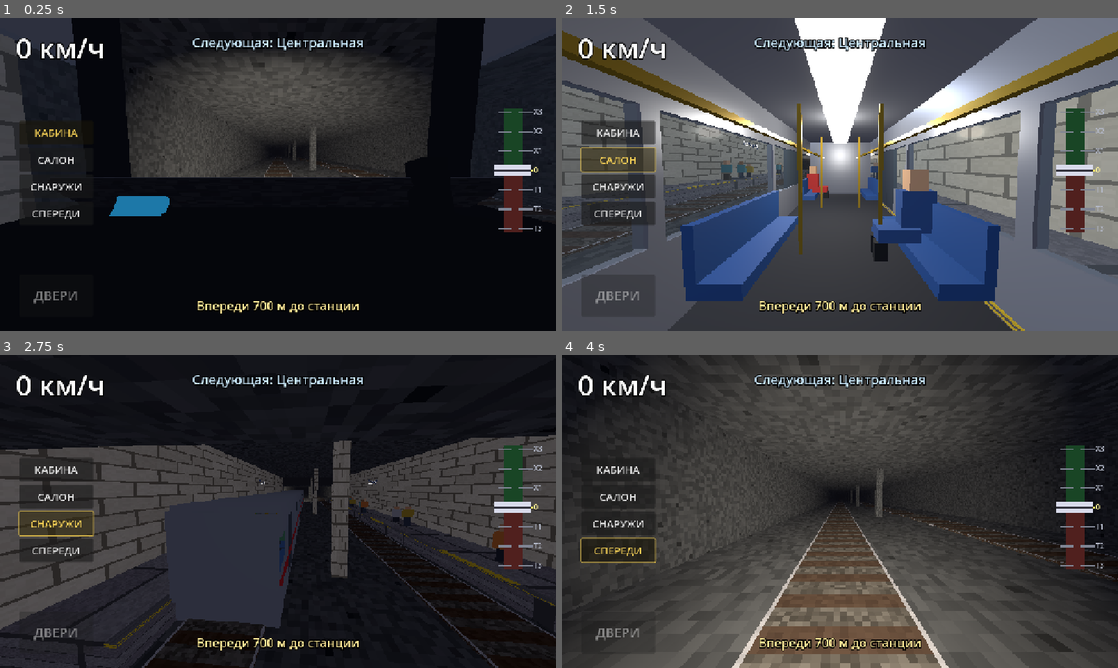
Above: before the commit, frames 1-4 (two rows, left to right).
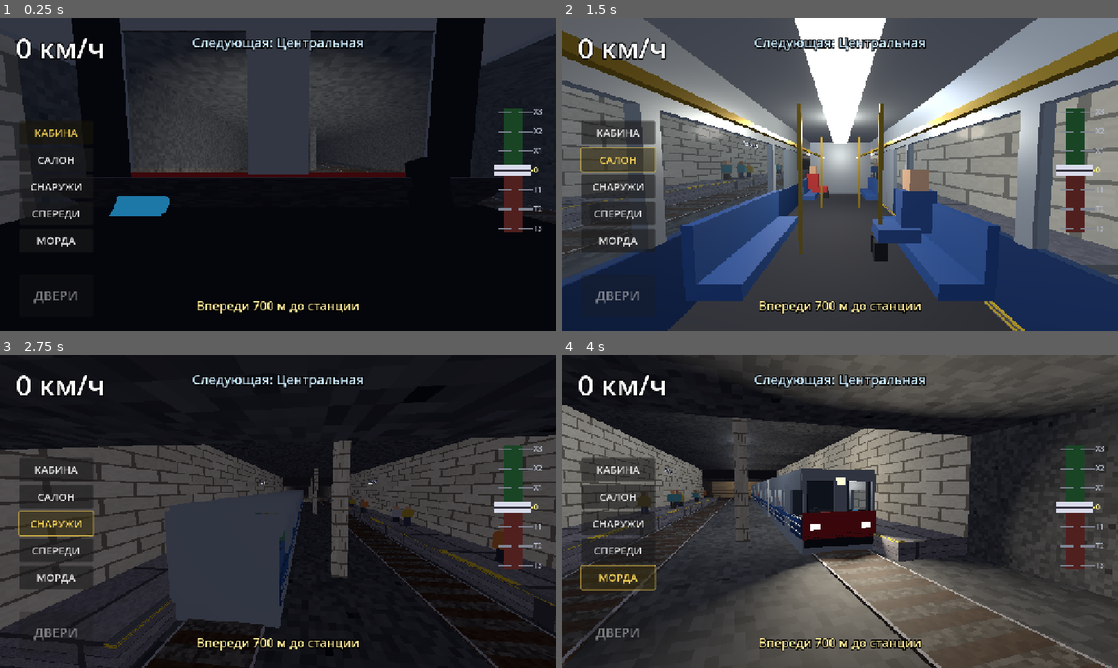
Above: after the commit, the same moments.

Repository: enmalafeev/metrograd
Game: Godot game, scene res://scenes/main.tscn
Same seed, same stepped clock (60 frames per second), same inputs: the game is played once before the commit and once after it.
Inputs (mouse positions are in pixels of both pictures, inside the frame that each line leads up to):
- Up to frame 1 (0.25 s): no input
- Up to frame 2 (1.5 s): click "КАБИНА" at 0.5 s; click "САЛОН" at 1.25 s
- Up to frame 3 (2.75 s): click "СНАРУЖИ" at 2 s
- Up to frame 4 (4 s): click "СПЕРЕДИ" at 2.75 s; click (617, 577) at 3.5 s, where only the run after the commit has a clickable "МОРДА"

The runs differ from the first frame. In frame 1, 6.5% of the frame differs, in the area x 6-79%, y 0-74%; in frame 2, 12%; in frame 3, 1.1%; in frame 4, 53%, in the area x 0-100%, y 0-100%.

Commit message:
Модель Еж3 и вид камеры на морду поезда
Стилизовал состав под советский вагон метро Еж3/Ру1: серо-голубой стальной
кузов с синей юбкой и поясной полосой, рёбра гофра по низу борта и морда
головного вагона (два лобовых окна, номерное табло, красная маска, фары).
Добавил пятый вид камеры «МОРДА» — снаружи впереди и сбоку, наведён на нос.

Co-Authored-By: Claude Opus 4.8 <noreply@anthropic.com>

Diff:
--- a/scripts/main.gd
+++ b/scripts/main.gd
@@ -4,7 +4,7 @@
 const STOP_TOL := 8.0    # допуск точной остановки у центра платформы, м
 const PLAT_TOL := 14.0   # в пределах платформы, но не по центру
 const DWELL := 1.5       # задержка "посадка пассажиров" перед закрытием дверей
-const VIEWS := ["КАБИНА", "САЛОН", "СНАРУЖИ", "СПЕРЕДИ"]  # подписи кнопок, индекс = train.View
+const VIEWS := ["КАБИНА", "САЛОН", "СНАРУЖИ", "СПЕРЕДИ", "МОРДА"]  # подписи кнопок, индекс = train.View
 
 @onready var world: Node3D = $World3D/World
 @onready var train: Node3D = $World3D/Train
--- a/scripts/train.gd
+++ b/scripts/train.gd
@@ -30,17 +30,19 @@
 var doors_open := false: set = _set_doors_open
 var progress := 0.0       # дистанция центра состава вдоль кривой, м
 
-enum View { CAB, SALON, EXTERIOR, FRONT }  # порядок = индексы кнопок в main.gd
+enum View { CAB, SALON, EXTERIOR, FRONT, FACE }  # порядок = индексы кнопок в main.gd
 
 var _curve: Curve3D
 var _len := 0.0
 var _cars: Array[Node3D] = []
-var _cams: Array[Camera3D] = [null, null, null, null]  # камеры видов, индекс = View
+var _cams: Array[Camera3D] = [null, null, null, null, null]  # камеры видов, индекс = View
 var _doors: Array = []    # створки платформенной стороны: {node, closed, open, tween}
 
 # --- материалы --------------------------------------------------------------
-var _ext: StandardMaterial3D      # кузов
-var _trim: StandardMaterial3D     # цветная полоса
+var _ext: StandardMaterial3D      # кузов (светло-серо-голубой)
+var _skirt: StandardMaterial3D    # тёмно-синяя юбка/низ борта
+var _trim: StandardMaterial3D     # синяя поясная полоса
+var _red: StandardMaterial3D      # красная маска передка головного вагона
 var _glass: StandardMaterial3D    # окна
 var _door: StandardMaterial3D     # двери
 var _floor: StandardMaterial3D    # пол салона
@@ -137,9 +139,11 @@
 # --- материалы --------------------------------------------------------------
 
 func _init_materials() -> void:
-	_ext = _flat(Color(0.62, 0.65, 0.72), 0.4, 0.35)
-	_trim = _flat(Color(0.78, 0.16, 0.19), 0.2, 0.4)
-	_door = _flat(Color(0.28, 0.32, 0.38), 0.3, 0.35)
+	_ext = _flat(Color(0.66, 0.71, 0.76), 0.35, 0.4)     # светло-серо-голубой стальной кузов (Еж3)
+	_skirt = _flat(Color(0.13, 0.24, 0.46), 0.2, 0.45)   # тёмно-синяя юбка
+	_trim = _flat(Color(0.17, 0.36, 0.64), 0.2, 0.45)    # синяя поясная полоса
+	_red = _flat(Color(0.66, 0.15, 0.16), 0.1, 0.5)      # красная маска передка
+	_door = _flat(Color(0.58, 0.63, 0.69), 0.25, 0.4)    # двери в цвет кузова, чуть светлее
 	_floor = _flat(Color(0.17, 0.18, 0.21), 0.0, 0.9)
 	_seat = _flat(Color(0.18, 0.34, 0.62), 0.0, 0.6)
 	_pole = _flat(Color(0.86, 0.72, 0.24), 0.6, 0.3)
@@ -201,9 +205,12 @@
 			var z1: float = seg[1]
 			var zc := (z0 + z1) * 0.5
 			var ln := z1 - z0
-			_box(car, Vector3(0.06, 0.16, ln), Vector3(sx * 1.03, WIN_BOT - 0.1, zc), _trim)                    # цветная полоса
-			_box(car, Vector3(0.08, WIN_BOT - FLOOR, ln), Vector3(sx, (FLOOR + WIN_BOT) * 0.5, zc), _ext)       # юбка
-			_box(car, Vector3(0.05, WIN_TOP - WIN_BOT, ln), Vector3(sx, (WIN_BOT + WIN_TOP) * 0.5, zc), _glass) # стекло
+			_box(car, Vector3(0.06, 0.16, ln), Vector3(sx * 1.03, WIN_BOT - 0.1, zc), _trim)                     # синяя поясная полоса
+			_box(car, Vector3(0.08, WIN_BOT - FLOOR, ln), Vector3(sx, (FLOOR + WIN_BOT) * 0.5, zc), _skirt)      # тёмно-синяя юбка
+			_box(car, Vector3(0.05, WIN_TOP - WIN_BOT, ln), Vector3(sx, (WIN_BOT + WIN_TOP) * 0.5, zc), _glass)  # стекло
+			# горизонтальные рёбра гофра по низу борта
+			for ry in [FLOOR + 0.18, FLOOR + 0.42]:
+				_box(car, Vector3(0.03, 0.05, ln), Vector3(sx * 1.04, ry, zc), _ext)
 		# оконные стойки (в глухих оконных секциях, вне проёмов)
 		for mz in [-3.3, -1.1, 1.1, 3.3]:
 			_box(car, Vector3(0.1, WIN_TOP - WIN_BOT, 0.12), Vector3(sx, (WIN_BOT + WIN_TOP) * 0.5, mz), _ext)
@@ -219,11 +226,13 @@
 	_build_salon(car, lead)
 
 	if lead:
+		_build_front_face(car)
 		_build_cab(car)
 		_build_headlights(car)
 		_build_salon_camera(car)
 		_build_exterior_camera(car)
 		_build_front_camera(car)
+		_build_face_camera(car)
 
 func _build_end(car: Node3D, z: float) -> void:
 	_box(car, Vector3(2.5, ROOF - 0.14 - FLOOR, 0.08), Vector3(0, (FLOOR + ROOF - 0.14) * 0.5, z), _ext)
@@ -295,6 +304,36 @@
 	_box(car, Vector3(0.15, 0.44, 0.15), Vector3(sx * 0.5, 0.56, zc - 0.12), _dark)  # голени
 	_box(car, Vector3(0.15, 0.44, 0.15), Vector3(sx * 0.5, 0.56, zc + 0.12), _dark)
 
+# --- передок головного вагона (морда Еж3) -----------------------------------
+
+func _build_front_face(car: Node3D) -> void:
+	# Характерная «морда» Еж3: два лобовых окна кабины, номерное табло между
+	# ними, красная нижняя маска и две круглые фары. z=-HALF — передний торец.
+	var z := -HALF + 0.1
+	var win0 := 1.35            # низ лобовых окон
+	var win1 := 2.35            # верх лобовых окон
+	var top := ROOF - 0.14
+	# красная нижняя маска
+	_box(car, Vector3(2.5, win0 - FLOOR, 0.1), Vector3(0, (FLOOR + win0) * 0.5, z), _red)
+	# надоконная перемычка (в цвет кузова)
+	_box(car, Vector3(2.5, top - win1, 0.1), Vector3(0, (win1 + top) * 0.5, z), _ext)
+	# два лобовых стекла
+	var wy := (win0 + win1) * 0.5
+	var wh := win1 - win0 - 0.08
+	_box(car, Vector3(0.9, wh, 0.05), Vector3(-0.62, wy, z - 0.03), _glass)
+	_box(car, Vector3(0.9, wh, 0.05), Vector3(0.62, wy, z - 0.03), _glass)
+	# центральная стойка с номерным табло и боковые стойки
+	_box(car, Vector3(0.42, win1 - win0, 0.12), Vector3(0, wy, z - 0.01), _ext)
+	_box(car, Vector3(0.12, win1 - win0, 0.12), Vector3(-1.16, wy, z - 0.01), _ext)
+	_box(car, Vector3(0.12, win1 - win0, 0.12), Vector3(1.16, wy, z - 0.01), _ext)
+	# номерное табло — светящийся квадратик на центральной стойке
+	var route := StandardMaterial3D.new()
+	route.albedo_color = Color(0.95, 0.85, 0.45)
+	route.emission_enabled = true
+	route.emission = Color(1.0, 0.85, 0.4)
+	route.emission_energy_multiplier = 2.2
+	_box(car, Vector3(0.3, 0.22, 0.05), Vector3(0, win1 - 0.02, z - 0.05), route)
+
 # --- кабина головного вагона ------------------------------------------------
 
 func _build_cab(car: Node3D) -> void:
@@ -376,6 +415,18 @@
 	car.add_child(cam)
 	_cams[View.FRONT] = cam
 
+func _build_face_camera(car: Node3D) -> void:
+	# Снаружи впереди и чуть сбоку — обзор «морды» головного вагона в три
+	# четверти (лобовые окна, номерное табло, фары). Наведена на нос вагона.
+	var cam := Camera3D.new()
+	cam.name = "FaceCamera"
+	cam.current = false
+	cam.fov = 58.0
+	cam.position = Vector3(3.0, 2.1, -HALF - 8.5)       # впереди носа и сбоку
+	car.add_child(cam)
+	cam.look_at(Vector3(0.0, 1.35, -HALF + 0.1), Vector3.UP)  # прицел на морду
+	_cams[View.FACE] = cam
+
 ## Делает активной камеру выбранного вида (индекс из View).
 func set_view(v: int) -> void:
 	for i in _cams.size():
